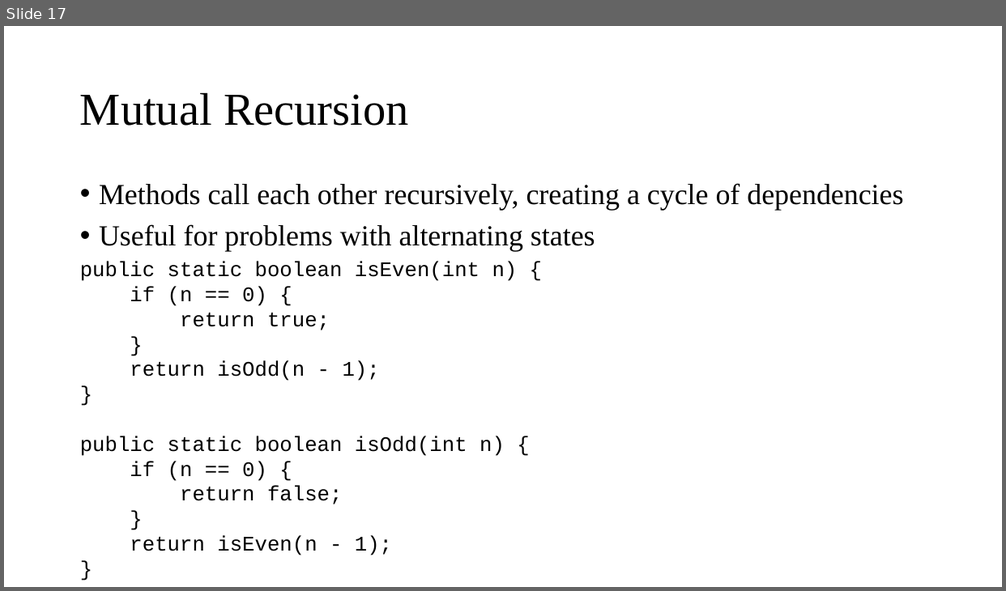
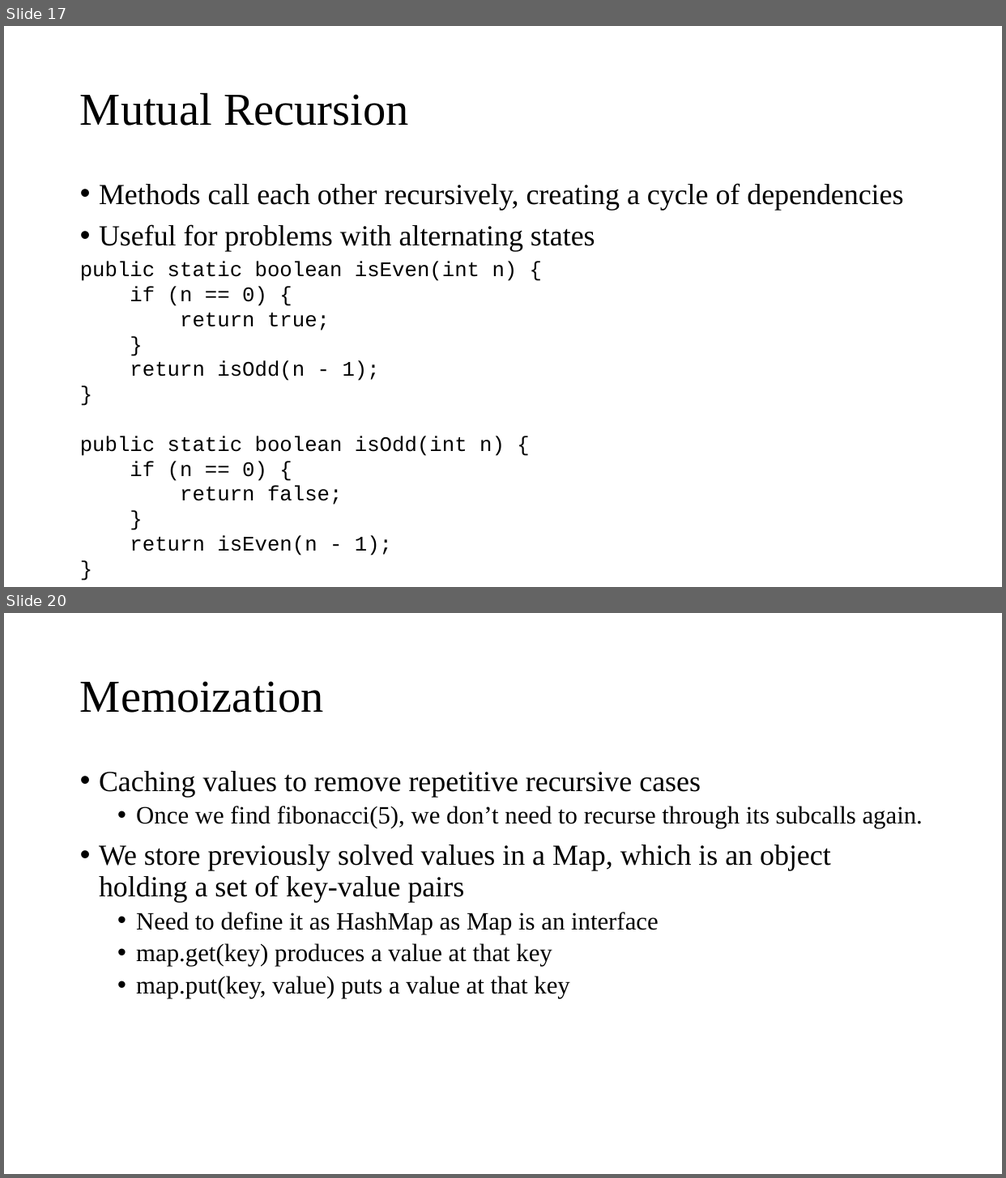
Before and after one commit to AughdonBreslin/CS501IntroToJava, a slide deck: Lectures/14_Recursion.pptx. Shown one above the other, each under a label of ours: slide 17 before the commit, slides 17 and 20 after it; the slides between them are not shown. The pictures are 1006x591 and 1006x1178 pixels, drawn with LibreOffice and Linux fonts; fonts in the diff are those of the drawing. Boxes give left, top, right and bottom in pixels: in the first picture for what was removed or moved away, otherwise in the second. Text is boxed around its words. In the diff, an @@ line names an element or a change of style, - is before the commit and + after.

```diff
--- a/Lectures/14_Recursion.pptx
+++ b/Lectures/14_Recursion.pptx
@@ slide 20 added at (4,613,1002,1174), background #FFFFFF @@
@@ title added at (80,681,324,713), 44 pt, text #000000 @@
+Memoization
@@ text added at (99,771,923,999), 24 pt, text #000000 @@
+• Caching values to remove repetitive recursive cases
+  • Once we find fibonacci(5), we don’t need to recurse through its subcalls again.
+• We store previously solved values in a Map, which is an object holding a set of key-value pairs
+  • Need to define it as HashMap as Map is an interface
+  • map.get(key) produces a value at that key
+  • map.put(key, value) puts a value at that key
```
Also in this commit, not shown: 2 slides changed, 3 other slides added, 7 other files.
